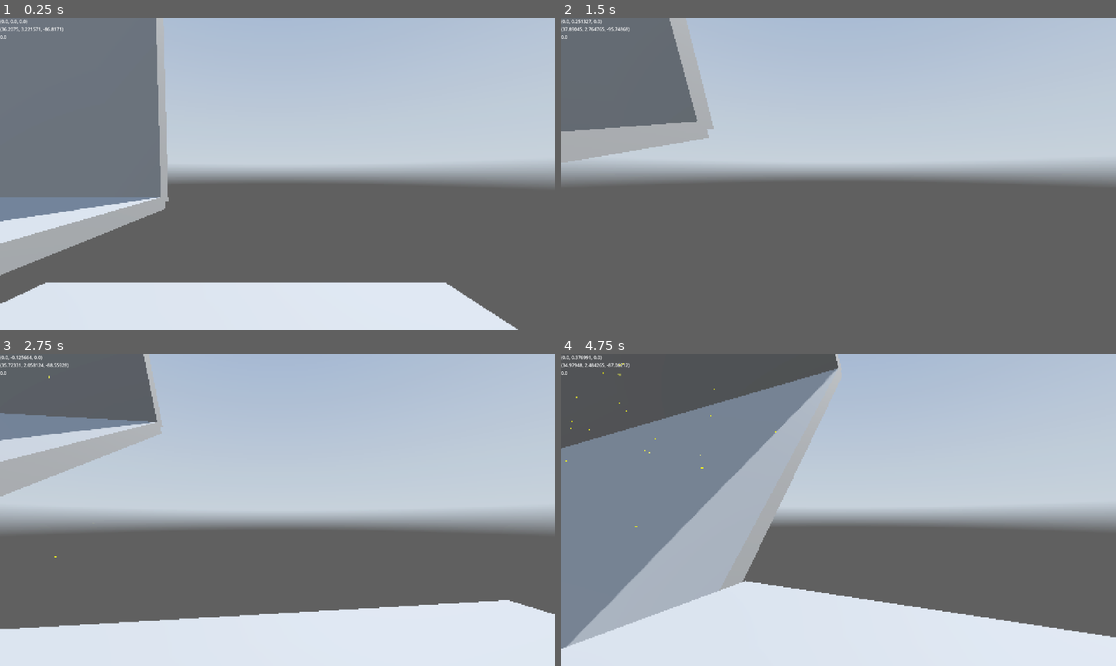
Above: before the commit, frames 1-4 (two rows, left to right).
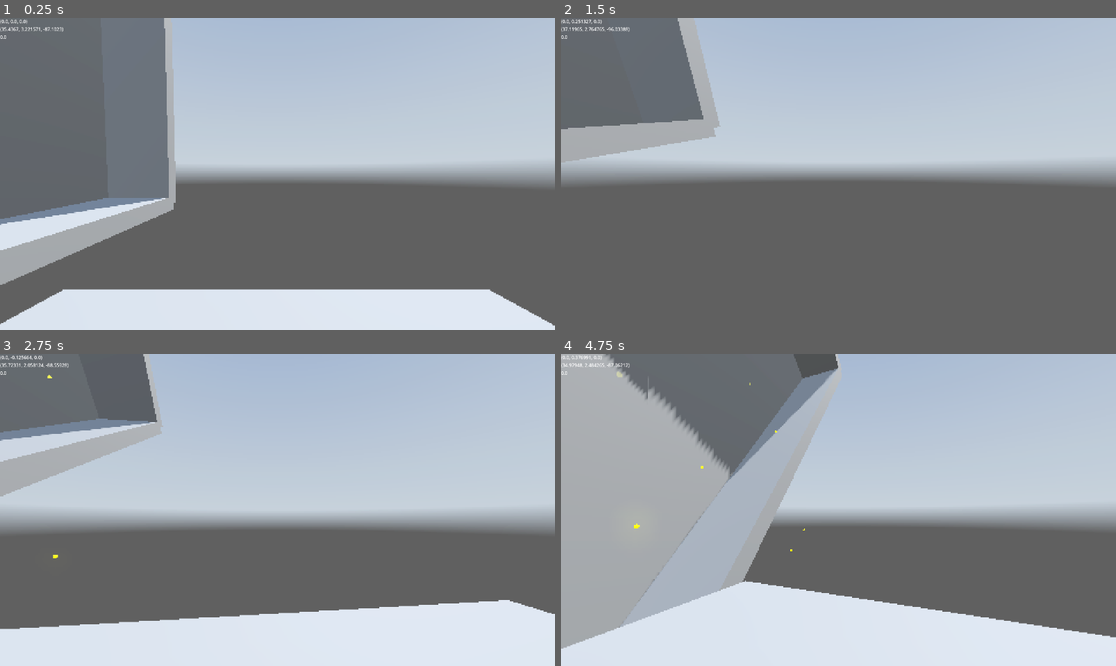
Above: after the commit, the same moments.

Repository: kedalovo/-SG-Movement-Sandbox
Game: Godot game, scene res://Game Container/game_container.tscn
Two runs of this game, one before a commit and one after it. Both use one fixed random seed, a clock stepped at 60 frames per second and the inputs below. A sky picture missing from this copy of the repository is replaced by a grey-blue gradient.
Inputs (mouse positions are in pixels of both pictures, inside the frame that each line leads up to):
- Up to frame 1 (0.25 s): no input
- Up to frame 2 (1.5 s): move the mouse to (866, 174) at 0.52 s; hold Shift (move_sprint) 0.53-1.28 s; hold W (move_forward) from 0.53 s (still down); click (866, 174) at 0.67 s; tap Space (move_jump) at 0.77 s; move the mouse to (810, 174) at 1.27 s; tap E (rotate_clockwise) at 1.35 s
- Up to frame 3 (2.75 s): keep holding W (move_forward); tap Space (move_jump) at 1.52 s; move the mouse to (288, 503) at 2.02 s; hold Q (rotate_counter_clockwise) from 2.03 s (still down)
- Up to frame 4 (4.75 s): keep holding W (move_forward); move the mouse to (832, 516) at 2.77 s; release Q (rotate_counter_clockwise) at 2.78 s; tap Shift (move_sprint) at 2.85 s; click (832, 516) at 2.92 s; tap Space (move_jump) at 3.02, 3.77, 4.52 s; move the mouse to (877, 513) at 3.52 s; hold E (rotate_clockwise) 3.53-4.28 s; tap Enter at 4.25 s; move the mouse to (794, 506) at 4.27 s; tap Q (rotate_counter_clockwise) at 4.35 s

The runs differ from the first frame. In frame 1, 7.0% of the frame differs, in the area x 0-100%, y 0-100%; in frame 2, 1.2%; in frame 3, 0.6%; in frame 4, 24%, in the area x 0-44%, y 0-95%.

Commit message:
Added ability for gravity fields to have glow. Tweaked platform handling, now objects can be added as children to inherit movement. Made particles twice as big to accomodate for the lower resolution.

Diff:
--- a/Game/game.tscn
+++ b/Game/game.tscn
@@ -110,7 +110,84 @@
 [sub_resource type="BoxShape3D" id="BoxShape3D_7gi1t"]
 size = Vector3(80, 1, 30)
 
+[sub_resource type="StandardMaterial3D" id="StandardMaterial3D_oomkl"]
+shading_mode = 0
+albedo_color = Color(1, 0, 0, 1)
+
+[sub_resource type="CylinderMesh" id="CylinderMesh_buohc"]
+bottom_radius = 0.001
+height = 1.5
+radial_segments = 8
+
+[sub_resource type="StandardMaterial3D" id="StandardMaterial3D_kul4i"]
+shading_mode = 0
+albedo_color = Color(0, 1, 0.0390625, 1)
+
+[sub_resource type="Animation" id="Animation_7gi1t"]
+length = 0.001
+tracks/0/type = "bezier"
+tracks/0/imported = false
+tracks/0/enabled = true
+tracks/0/path = NodePath("CSGMesh3D:position:y")
+tracks/0/interp = 1
+tracks/0/loop_wrap = true
+tracks/0/keys = {
+"handle_modes": PackedInt32Array(0),
+"points": PackedFloat32Array(1, -0.25, 0, 0.25, 0),
+"times": PackedFloat32Array(0)
+}
+
+[sub_resource type="Animation" id="Animation_fsxsm"]
+resource_name = "bob"
+length = 4.0
+loop_mode = 1
+step = 0.1
+tracks/0/type = "bezier"
+tracks/0/imported = false
+tracks/0/enabled = true
+tracks/0/path = NodePath("CSGMesh3D:position:y")
+tracks/0/interp = 1
+tracks/0/loop_wrap = true
+tracks/0/keys = {
+"handle_modes": PackedInt32Array(0, 0, 0),
+"points": PackedFloat32Array(1, 0, 0, 1, 0, 2, -1, 0, 1, 0, 1, -1, 0, 0, 0),
+"times": PackedFloat32Array(0, 2, 4)
+}
+
+[sub_resource type="AnimationLibrary" id="AnimationLibrary_glinl"]
+_data = {
+&"RESET": SubResource("Animation_7gi1t"),
+&"bob": SubResource("Animation_fsxsm")
+}
+
+[sub_resource type="BoxShape3D" id="BoxShape3D_fsxsm"]
+size = Vector3(1, 30, 12)
+
+[sub_resource type="BoxShape3D" id="BoxShape3D_glinl"]
+size = Vector3(1, 30, 12)
+
+[sub_resource type="BoxShape3D" id="BoxShape3D_72g0p"]
+size = Vector3(1, 30, 12)
+
+[sub_resource type="BoxShape3D" id="BoxShape3D_4lqr4"]
+size = Vector3(1, 30, 12)
+
 [sub_resource type="WorldBoundaryShape3D" id="WorldBoundaryShape3D_fwxkx"]
+
+[sub_resource type="Animation" id="Animation_oomkl"]
+length = 0.001
+tracks/0/type = "value"
+tracks/0/imported = false
+tracks/0/enabled = true
+tracks/0/path = NodePath("WorldEnvironment:environment:sky_rotation")
+tracks/0/interp = 1
+tracks/0/loop_wrap = true
+tracks/0/keys = {
+"times": PackedFloat32Array(0),
+"transitions": PackedFloat32Array(1),
+"update": 0,
+"values": [Vector3(0, 0, 0)]
+}
 
 [sub_resource type="Animation" id="Animation_qmv3x"]
 resource_name = "sky_rotation"
@@ -130,21 +207,6 @@
 "values": [Vector3(0, 0, 0), Vector3(0, 6.28319, 0)]
 }
 
-[sub_resource type="Animation" id="Animation_oomkl"]
-length = 0.001
-tracks/0/type = "value"
-tracks/0/imported = false
-tracks/0/enabled = true
-tracks/0/path = NodePath("WorldEnvironment:environment:sky_rotation")
-tracks/0/interp = 1
-tracks/0/loop_wrap = true
-tracks/0/keys = {
-"times": PackedFloat32Array(0),
-"transitions": PackedFloat32Array(1),
-"update": 0,
-"values": [Vector3(0, 0, 0)]
-}
-
 [sub_resource type="AnimationLibrary" id="AnimationLibrary_buohc"]
 _data = {
 &"RESET": SubResource("Animation_oomkl"),
@@ -191,7 +253,7 @@
 field_size = Vector3(2, 2, 10)
 
 [node name="Player" parent="." instance=ExtResource("4_fwxkx")]
-transform = Transform3D(1, 0, 0, 0, 1, 0, 0, 0, 1, 36.2075, 3, -85.8171)
+transform = Transform3D(1, 0, 0, 0, 1, 0, 0, 0, 1, 35.4367, 3, -86.1023)
 air_control = 0.7
 
 [node name="Platforms" type="Node3D" parent="."]
@@ -202,39 +264,27 @@
 destination_pos = Vector3(10, 10, 0)
 time = 5.0
 wait_time = 2.0
-ease_type = 2
-trans_type = 3
 
 [node name="Platform2" parent="Platforms" instance=ExtResource("5_fwxkx")]
 transform = Transform3D(0.968239, -0.250025, 0, 0.250025, 0.968239, 0, 0, 0, 1, 11.7556, 1.05515, 0)
 size = Vector3(5, 0.1, 3)
-ease_type = 2
-trans_type = 3
 
 [node name="Platform3" parent="Platforms" instance=ExtResource("5_fwxkx")]
 transform = Transform3D(0.88061, -0.473842, 0, 0.473842, 0.88061, 0, 0, 0, 1, 11.7556, 1.60483, -3.6789)
 size = Vector3(5, 0.1, 3)
-ease_type = 2
-trans_type = 3
 
 [node name="Platform4" parent="Platforms" instance=ExtResource("5_fwxkx")]
 transform = Transform3D(0.704064, -0.710136, 0, 0.710136, 0.704064, 0, 0, 0, 1, 11.7556, 2.18562, -7.62287)
 size = Vector3(5, 0.1, 3)
-ease_type = 2
-trans_type = 3
 
 [node name="Platform5" parent="Platforms" instance=ExtResource("5_fwxkx")]
 transform = Transform3D(1, 0, 0, 0, 1, 0, 0, 0, 1, 36, 0, -38)
 size = Vector3(20, 1, 20)
 rot_speed = Vector3(0, 0.5, 0)
-ease_type = 2
-trans_type = 3
 
 [node name="Platform6" parent="Platforms" instance=ExtResource("5_fwxkx")]
 transform = Transform3D(1, 0, 0, 0, 1, 0, 0, 0, 1, 35.41, 0, -85.9089)
 size = Vector3(10, 1, 10)
-ease_type = 2
-trans_type = 3
 
 [node name="Platform7" type="Node3D" parent="Platforms"]
 transform = Transform3D(1, 0, 0, 0, 1, 0, 0, 0, 1, -12.549, 15.2242, -85.9089)
@@ -297,70 +347,148 @@
 [node name="Mesh" type="CSGBox3D" parent="Platforms/Platform7/Body/Shape4"]
 size = Vector3(80, 1, 30)
 
+[node name="OmniLight3D" type="OmniLight3D" parent="Platforms/Platform7/Body"]
+transform = Transform3D(1, 0, 0, 0, 1, 0, 0, 0, 1, 13.4775, 11.1967, -11.5254)
+light_color = Color(0, 0.0859375, 1, 1)
+light_energy = 10.0
+light_volumetric_fog_energy = 100.0
+omni_attenuation = 0.1
+
+[node name="OmniLight3D2" type="OmniLight3D" parent="Platforms/Platform7/Body"]
+transform = Transform3D(1, 0, 0, 0, 1, 0, 0, 0, 1, 5.07387, 2.637, -0.0538635)
+light_color = Color(1, 0, 0, 1)
+light_energy = 10.0
+light_volumetric_fog_energy = 100.0
+omni_attenuation = 0.1
+
+[node name="OmniLight3D3" type="OmniLight3D" parent="Platforms/Platform7/Body"]
+transform = Transform3D(1, 0, 0, 0, 1, 0, 0, 0, 1, -0.363091, -10.8105, 5.56091)
+light_color = Color(0.078125, 1, 0, 1)
+light_energy = 10.0
+light_volumetric_fog_energy = 100.0
+omni_attenuation = 0.1
+
+[node name="OmniLight3D4" type="OmniLight3D" parent="Platforms/Platform7/Body"]
+transform = Transform3D(1, 0, 0, 0, 1, 0, 0, 0, 1, -24.3784, -6.79981, 10.5925)
+light_color = Color(0.945313, 1, 0, 1)
+light_energy = 10.0
+light_volumetric_fog_energy = 100.0
+omni_attenuation = 0.1
+
 [node name="Pivot" type="Node3D" parent="Platforms/Platform7"]
 
 [node name="Gravity Field" parent="Platforms/Platform7" instance=ExtResource("4_jcm6v")]
 field_size = Vector3(80, 30, 30)
+is_glowing = true
+
+[node name="Platform8" parent="Platforms" instance=ExtResource("5_fwxkx")]
+transform = Transform3D(1, 0, 0, 0, 1, 0, 0, 0, 1, -63.8232, 0, -86)
+size = Vector3(10, 1, 10)
+
+[node name="Platform9" type="Node3D" parent="Platforms"]
+transform = Transform3D(1, 0, 0, 0, 1, 0, 0, 0, 1, 22.451, 15.2242, -85.9089)
+script = ExtResource("6_oomkl")
+size = Vector3(1, 30, 12)
+time = 0.0
+rot_speed = Vector3(0.2, 0, 0)
+
+[node name="Destination" type="Node3D" parent="Platforms/Platform9"]
+
+[node name="CSGCylinder3D" type="CSGCylinder3D" parent="Platforms/Platform9/Destination"]
+radius = 0.3
+height = 0.2
+material = SubResource("StandardMaterial3D_oomkl")
+
+[node name="CSGMesh3D" type="CSGMesh3D" parent="Platforms/Platform9/Destination"]
+transform = Transform3D(1, 0, 0, 0, 1, 0, 0, 0, 1, 0, 1, 0)
+mesh = SubResource("CylinderMesh_buohc")
+material = SubResource("StandardMaterial3D_kul4i")
+
+[node name="AnimationPlayer" type="AnimationPlayer" parent="Platforms/Platform9/Destination"]
+libraries = {
+&"": SubResource("AnimationLibrary_glinl")
+}
+autoplay = "bob"
+
+[node name="Wait Timer" type="Timer" parent="Platforms/Platform9"]
+one_shot = true
+
+[node name="Body" type="AnimatableBody3D" parent="Platforms/Platform9"]
+collision_mask = 22
+sync_to_physics = false
+
+[node name="Shape" type="CollisionShape3D" parent="Platforms/Platform9/Body"]
+transform = Transform3D(1, 0, 0, 0, 1, 0, 0, 0, 1, 0, 0, -8.5)
+shape = SubResource("BoxShape3D_fsxsm")
+
+[node name="Mesh" type="CSGBox3D" parent="Platforms/Platform9/Body/Shape"]
+size = Vector3(1, 30, 12)
+
+[node name="Shape2" type="CollisionShape3D" parent="Platforms/Platform9/Body"]
+transform = Transform3D(1, 0, 0, 0, 1, 0, 0, 0, 1, 0, 0, 8.5)
+shape = SubResource("BoxShape3D_glinl")
+
+[node name="Mesh" type="CSGBox3D" parent="Platforms/Platform9/Body/Shape2"]
+size = Vector3(1, 30, 12)
+
+[node name="Shape3" type="CollisionShape3D" parent="Platforms/Platform9/Body"]
+transform = Transform3D(1, 0, 0, 0, -4.37114e-08, -1, 0, 1, -4.37114e-08, 0, -8.5, 0)
+shape = SubResource("BoxShape3D_72g0p")
+
+[node name="Mesh" type="CSGBox3D" parent="Platforms/Platform9/Body/Shape3"]
+size = Vector3(1, 30, 12)
+
+[node name="Shape4" type="CollisionShape3D" parent="Platforms/Platform9/Body"]
+transform = Transform3D(1, 0, 0, 0, -4.37114e-08, -1, 0, 1, -4.37114e-08, 0, 8.5, 0)
+shape = SubResource("BoxShape3D_4lqr4")
+
+[node name="Mesh" type="CSGBox3D" parent="Platforms/Platform9/Body/Shape4"]
+size = Vector3(1, 30, 12)
+
+[node name="Pivot" type="Node3D" parent="Platforms/Platform9"]
 
 [node name="Jumping Cubes 1" type="Node3D" parent="."]
 transform = Transform3D(1, 0, 0, 0, 1, 0, 0, 0, 1, 71.8864, 0, -85.5023)
 
 [node name="Platform" parent="Jumping Cubes 1" instance=ExtResource("5_fwxkx")]
 transform = Transform3D(1, 0, 0, 0, 1, 0, 0, 0, 1, -25, 0, 34)
-ease_type = 2
-trans_type = 3
 
 [node name="Platform2" parent="Jumping Cubes 1" instance=ExtResource("5_fwxkx")]
 transform = Transform3D(1, 0, 0, 0, 1, 0, 0, 0, 1, -23.8001, 0, 38.3027)
-ease_type = 2
-trans_type = 3
 
 [node name="Platform3" parent="Jumping Cubes 1" instance=ExtResource("5_fwxkx")]
 transform = Transform3D(1, 0, 0, 0, 1, 0, 0, 0, 1, -20.6639, 0, 33.63)
-ease_type = 2
-trans_type = 3
 
 [node name="Platform4" parent="Jumping Cubes 1" instance=ExtResource("5_fwxkx")]
 transform = Transform3D(1, 0, 0, 0, 1, 0, 0, 0, 1, -21.8537, 0, 36.7575)
-ease_type = 2
-trans_type = 3
 
 [node name="Platform5" parent="Jumping Cubes 1" instance=ExtResource("5_fwxkx")]
 transform = Transform3D(1, 0, 0, 0, 1, 0, 0, 0, 1, -23.4378, 0, 31.4226)
-ease_type = 2
-trans_type = 3
 
 [node name="Platform6" parent="Jumping Cubes 1" instance=ExtResource("5_fwxkx")]
 transform = Transform3D(1, 0, 0, 0, 1, 0, 0, 0, 1, -18.2112, 0, 33.2891)
-ease_type = 2
-trans_type = 3
 
 [node name="Platform7" parent="Jumping Cubes 1" instance=ExtResource("5_fwxkx")]
 transform = Transform3D(1, 0, 0, 0, 1, 0, 0, 0, 1, -20.0139, 0, 29.8803)
 destination_pos = Vector3(0, 0, -5)
 time = 2.0
 wait_time = 1.0
-ease_type = 2
 trans_type = 0
 
 [node name="Platform8" parent="Jumping Cubes 1" instance=ExtResource("5_fwxkx")]
 transform = Transform3D(1, 0, 0, 0, 1, 0, 0, 0, 1, -15.6131, 0, 29.8803)
 destination_pos = Vector3(-2, 0, 0)
 time = 2.0
-ease_type = 2
 trans_type = 0
 
 [node name="Platform9" parent="Jumping Cubes 1" instance=ExtResource("5_fwxkx")]
 transform = Transform3D(1, 0, 0, 0, 1, 0, 0, 0, 1, -18.01, 0, 27.0611)
 rot_speed = Vector3(0, 0, 0.1)
-ease_type = 2
-trans_type = 3
 
 [node name="Platform10" parent="Jumping Cubes 1" instance=ExtResource("5_fwxkx")]
 transform = Transform3D(1, 0, 0, 0, 1, 0, 0, 0, 1, -13.2275, 0, 27.0611)
 destination_pos = Vector3(0, 5, 0)
 time = 2.0
-ease_type = 2
 trans_type = 0
 
 [node name="Platform11" parent="Jumping Cubes 1" instance=ExtResource("5_fwxkx")]
@@ -368,7 +496,6 @@
 destination_pos = Vector3(0, -2, -2)
 time = 3.0
 rot_speed = Vector3(0, 0.2, 0)
-ease_type = 2
 trans_type = 0
 
 [node name="Platform12" parent="Jumping Cubes 1" instance=ExtResource("5_fwxkx")]
@@ -376,40 +503,30 @@
 destination_pos = Vector3(-1, 2, -7)
 time = 5.0
 rot_speed = Vector3(0.3, 0, 0)
-ease_type = 2
 trans_type = 0
 
 [node name="Platform13" parent="Jumping Cubes 1" instance=ExtResource("5_fwxkx")]
 transform = Transform3D(1, 0, 0, 0, 1, 0, 0, 0, 1, -15.2431, 0, 19.9265)
 rot_speed = Vector3(0, -0.2, 0)
-ease_type = 2
-trans_type = 3
 
 [node name="Platform14" parent="Jumping Cubes 1" instance=ExtResource("5_fwxkx")]
 transform = Transform3D(1, 0, 0, 0, 1, 0, 0, 0, 1, -17.5291, 0, 15.2287)
 rot_speed = Vector3(0, 0, 0.5)
-ease_type = 2
-trans_type = 3
 
 [node name="Platform15" parent="Jumping Cubes 1" instance=ExtResource("5_fwxkx")]
 transform = Transform3D(1, 0, 0, 0, 1, 0, 0, 0, 1, -12.3585, 0, 14.8064)
 destination_pos = Vector3(-4, 0, 2)
 time = 1.0
 rot_speed = Vector3(0, 1, 0)
-ease_type = 2
-trans_type = 3
 
 [node name="Platform16" parent="Jumping Cubes 1" instance=ExtResource("5_fwxkx")]
 transform = Transform3D(1, 0, 0, 0, 1, 0, 0, 0, 1, -13.9393, 0, 11.7095)
-ease_type = 2
-trans_type = 3
 
 [node name="Platform17" parent="Jumping Cubes 1" instance=ExtResource("5_fwxkx")]
 transform = Transform3D(1, 0, 0, 0, 1, 0, 0, 0, 1, -19.1877, 0, 11.3327)
 destination_pos = Vector3(1.5, 0, -4)
 time = 1.0
 rot_speed = Vector3(0, 0, 0.3)
-ease_type = 2
 trans_type = 0
 
 [node name="Platform18" parent="Jumping Cubes 1" instance=ExtResource("5_fwxkx")]
@@ -417,55 +534,45 @@
 destination_pos = Vector3(2, 0, -3)
 time = 1.5
 rot_speed = Vector3(0.3, 0, 0)
-ease_type = 2
 trans_type = 0
 
 [node name="Platform19" parent="Jumping Cubes 1" instance=ExtResource("5_fwxkx")]
 transform = Transform3D(1, 0, 0, 0, 1, 0, 0, 0, 1, -16.3925, 0, 7.47427)
 destination_pos = Vector3(0, 3, 0)
 time = 2.0
-ease_type = 2
 trans_type = 0
 
 [node name="Platform20" parent="Jumping Cubes 1" instance=ExtResource("5_fwxkx")]
 transform = Transform3D(1, 0, 0, 0, 1, 0, 0, 0, 1, -14.5003, 0, 4.07006)
 destination_pos = Vector3(-4, 0, 0)
 time = 5.0
-ease_type = 2
 trans_type = 0
 
 [node name="Platform21" parent="Jumping Cubes 1" instance=ExtResource("5_fwxkx")]
 transform = Transform3D(1, 0, 0, 0, 1, 0, 0, 0, 1, -18.9587, 0, 1.85081)
 rot_speed = Vector3(0, 1, 0)
-ease_type = 2
-trans_type = 3
 
 [node name="Platform22" parent="Jumping Cubes 1" instance=ExtResource("5_fwxkx")]
 transform = Transform3D(1, 0, 0, 0, 1, 0, 0, 0, 1, -21.0314, 0, -1.73304)
 destination_pos = Vector3(0, 1, 0)
 time = 1.2
-ease_type = 2
 trans_type = 0
 
 [node name="Platform23" parent="Jumping Cubes 1" instance=ExtResource("5_fwxkx")]
 transform = Transform3D(1, 0, 0, 0, 1, 0, 0, 0, 1, -21.7955, 0, 1.23591)
 destination_pos = Vector3(0, -1, 0)
 time = 1.3
-ease_type = 2
 trans_type = 0
 
 [node name="Platform24" parent="Jumping Cubes 1" instance=ExtResource("5_fwxkx")]
 transform = Transform3D(1, 0, 0, 0, 1, 0, 0, 0, 1, -24.7136, 0, -1.74487)
 destination_pos = Vector3(-5, 0, 0)
 time = 1.0
-ease_type = 2
-trans_type = 3
 
 [node name="Platform25" parent="Jumping Cubes 1" instance=ExtResource("5_fwxkx")]
 transform = Transform3D(1, 0, 0, 0, 1, 0, 0, 0, 1, -26.3988, 0, 0.421432)
 destination_pos = Vector3(-3, 0, 0)
 time = 1.0
-ease_type = 2
 trans_type = 0
 
 [node name="World Boundary" type="Area3D" parent="."]
@@ -484,6 +591,9 @@
 [node name="Checkpoint2" parent="Checkpoints" instance=ExtResource("6_qmv3x")]
 transform = Transform3D(1, 0, 0, 0, 1, 0, 0, 0, 1, 35.4, 1, -86)
 
+[node name="Checkpoint3" parent="Checkpoints" instance=ExtResource("6_qmv3x")]
+transform = Transform3D(1, 0, 0, 0, 1, 0, 0, 0, 1, -63.8215, 1, -86)
+
 [node name="AnimationPlayer" type="AnimationPlayer" parent="."]
 libraries = {
 &"": SubResource("AnimationLibrary_buohc")
@@ -492,4 +602,5 @@
 
 [connection signal="shooting" from="Player" to="." method="_on_player_shooting"]
 [connection signal="timeout" from="Platforms/Platform7/Wait Timer" to="Platforms/Platform7" method="_on_wait_timer_timeout"]
+[connection signal="timeout" from="Platforms/Platform9/Wait Timer" to="Platforms/Platform9" method="_on_wait_timer_timeout"]
 [connection signal="body_entered" from="World Boundary" to="." method="_on_world_boundary_body_entered"]
--- a/Gravity Field/gravity_field.tscn
+++ b/Gravity Field/gravity_field.tscn
@@ -6,11 +6,10 @@
 
 [sub_resource type="StandardMaterial3D" id="StandardMaterial3D_uoc06"]
 transparency = 1
-disable_fog = true
 vertex_color_use_as_albedo = true
-emission_enabled = true
-emission = Color(1, 0.632813, 0, 1)
-emission_energy_multiplier = 100.0
+albedo_color = Color(1, 0.631373, 0, 1)
+emission = Color(1, 0.631373, 0, 1)
+emission_energy_multiplier = 10.0
 
 [sub_resource type="SphereMesh" id="SphereMesh_geodj"]
 lightmap_size_hint = Vector2i(2, 2)
@@ -22,13 +21,13 @@
 
 [sub_resource type="Gradient" id="Gradient_pmoko"]
 offsets = PackedFloat32Array(0, 0.3, 0.7, 1)
-colors = PackedColorArray(1, 0.631373, 0, 0, 1, 0.632813, 0, 1, 1, 0.632813, 0, 1, 1, 0.631373, 0, 0)
+colors = PackedColorArray(1, 1, 1, 0, 1, 1, 1, 1, 1, 1, 1, 1, 1, 1, 1, 0)
 metadata/_snap_enabled = true
 
 [sub_resource type="FogMaterial" id="FogMaterial_uoc06"]
 density = 0.1
-albedo = Color(1, 0.632813, 0, 1)
-emission = Color(0.222656, 0.1409, 0, 1)
+albedo = Color(0.46875, 0.296631, 0, 1)
+emission = Color(0.179688, 0.113709, 0, 1)
 edge_fade = 0.001
 
 [node name="Gravity Field" type="Node3D"]
@@ -45,8 +44,6 @@
 [node name="Particles" type="CPUParticles3D" parent="."]
 amount = 30
 lifetime = 10.0
-preprocess = 100.0
-fixed_fps = 30
 mesh = SubResource("SphereMesh_geodj")
 emission_shape = 3
 emission_box_extents = Vector3(0.5, 0.5, 0.5)
@@ -55,7 +52,6 @@
 gravity = Vector3(0, 0, 0)
 initial_velocity_min = 0.1
 initial_velocity_max = 0.2
-color = Color(1, 0.632813, 0, 1)
 color_ramp = SubResource("Gradient_pmoko")
 
 [node name="Fog" type="FogVolume" parent="."]
--- a/Platform/platform.gd
+++ b/Platform/platform.gd
@@ -4,8 +4,6 @@
 
 @onready var pivot: Node3D = $Pivot
 @onready var body: AnimatableBody3D = $Body
-@onready var mesh: CSGBox3D = $Body/Shape/Mesh
-@onready var shape: CollisionShape3D = $Body/Shape
 
 @onready var destination: Node3D = $Destination
 @onready var wait_timer: Timer = $"Wait Timer"
@@ -24,12 +22,12 @@
 		_size = v
 		size = v
 		if Engine.is_editor_hint():
-			body = $Body
-			for s in body.get_children():
-				s.shape = BoxShape3D.new()
-				s.shape.size = v
-				var m: CSGBox3D = s.get_child(0)
-				m.size = v
+			for s in $Body.get_children():
+				if s is CollisionShape3D:
+					s.shape = BoxShape3D.new()
+					s.shape.size = v
+					var m: CSGBox3D = s.get_child(0)
+					m.size = v
 
 @export var destination_pos: Vector3 = Vector3.ZERO:
 	get:
@@ -71,10 +69,11 @@
 func _ready() -> void:
 	set_physics_process(false)
 	for s in body.get_children():
-		s.shape = BoxShape3D.new()
-		s.shape.size = size
-		var m: CSGBox3D = s.get_child(0)
-		m.size = size
+		if s is CollisionShape3D:
+			s.shape = BoxShape3D.new()
+			s.shape.size = size
+			var m: CSGBox3D = s.get_child(0)
+			m.size = size
 	if !Engine.is_editor_hint():
 		if rot_speed != Vector3.ZERO:
 			set_physics_process(true)
--- a/Platform/platform.tscn
+++ b/Platform/platform.tscn
@@ -57,24 +57,22 @@
 [node name="Platform" type="Node3D"]
 script = ExtResource("1_0v4dy")
 time = 0.0
-ease_type = null
-trans_type = null
 
 [node name="Destination" type="Node3D" parent="."]
 
 [node name="CSGCylinder3D" type="CSGCylinder3D" parent="Destination"]
 radius = 0.3
 height = 0.2
-material = SubResource("StandardMaterial3D_0v4dy")
+material = SubResource("StandardMaterial3D_oomkl")
 
 [node name="CSGMesh3D" type="CSGMesh3D" parent="Destination"]
 transform = Transform3D(1, 0, 0, 0, 1, 0, 0, 0, 1, 0, 1, 0)
-mesh = SubResource("CylinderMesh_0v4dy")
-material = SubResource("StandardMaterial3D_g263t")
+mesh = SubResource("CylinderMesh_buohc")
+material = SubResource("StandardMaterial3D_kul4i")
 
 [node name="AnimationPlayer" type="AnimationPlayer" parent="Destination"]
 libraries = {
-&"": SubResource("AnimationLibrary_b1qim")
+&"": SubResource("AnimationLibrary_glinl")
 }
 autoplay = "bob"
 
--- a/gravity_field.gd
+++ b/gravity_field.gd
@@ -10,6 +10,7 @@
 var _field_size: Vector3 = Vector3(1.0, 1.0, 1.0)
 var _gravity_type: enums.gravity_field_types = enums.gravity_field_types.ZERO
 var _gravity_direction: Vector3 = Vector3(0.0, -1.0, 0.0)
+var _is_glowing: bool = false
 
 @export var field_size: Vector3 = Vector3(1.0, 1.0, 1.0):
 	get:
@@ -50,6 +51,24 @@
 		if Engine.is_editor_hint():
 			area.gravity_direction = v
 
+@export var is_glowing: bool = false:
+	get:
+		return _is_glowing
+	set(v):
+		_is_glowing = v
+		is_glowing = v
+		$Particles.mesh = SphereMesh.new()
+		$Particles.mesh.radius = 0.08
+		$Particles.mesh.height = 0.16
+		$Particles.mesh.radial_segments = 8
+		$Particles.mesh.rings = 4
+		$Particles.mesh.material = StandardMaterial3D.new()
+		$Particles.mesh.material.transparency = BaseMaterial3D.Transparency.TRANSPARENCY_ALPHA
+		$Particles.mesh.material.vertex_color_use_as_albedo = true
+		$Particles.mesh.material.albedo_color = Color("ffa100")
+		$Particles.mesh.material.emission_enabled = v
+		$Particles.mesh.material.emission = Color("ffa100")
+		$Particles.mesh.material.emission_energy_multiplier = 100.0
 
 const MAX_SIZE: Vector3 = Vector3(100, 100, 100)
 const MIN_SIZE: Vector3 = Vector3(1, 1, 1)
@@ -57,6 +76,18 @@
 
 func _ready() -> void:
 	collision.shape = BoxShape3D.new()
+	particles.mesh = SphereMesh.new()
+	particles.mesh.radius = 0.08
+	particles.mesh.height = 0.16
+	particles.mesh.radial_segments = 8
+	particles.mesh.rings = 4
+	particles.mesh.material = StandardMaterial3D.new()
+	particles.mesh.material.transparency = BaseMaterial3D.Transparency.TRANSPARENCY_ALPHA
+	particles.mesh.material.vertex_color_use_as_albedo = true
+	particles.mesh.material.albedo_color = Color("ffa100")
+	particles.mesh.material.emission_enabled = is_glowing
+	particles.mesh.material.emission = Color("ffa100")
+	particles.mesh.material.emission_energy_multiplier = 100.0
 	if !Engine.is_editor_hint():
 		# Setting the gravity fields size and particles
 		collision.shape.size = field_size
Not shown: 1 places in Game/game.tscn that only renumber resources
Not shown: 3 places in Platform/platform.tscn that only renumber resources
